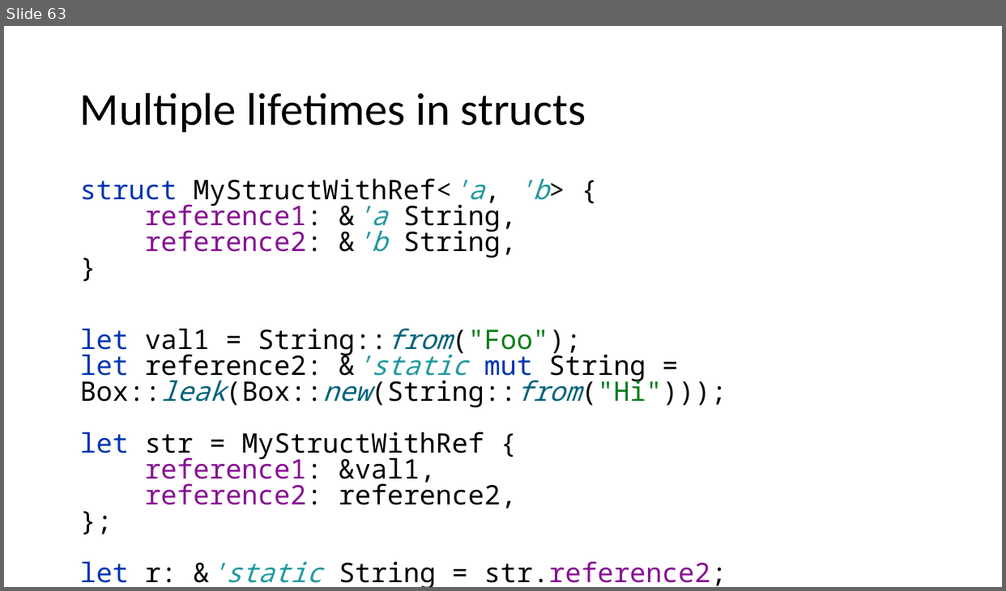
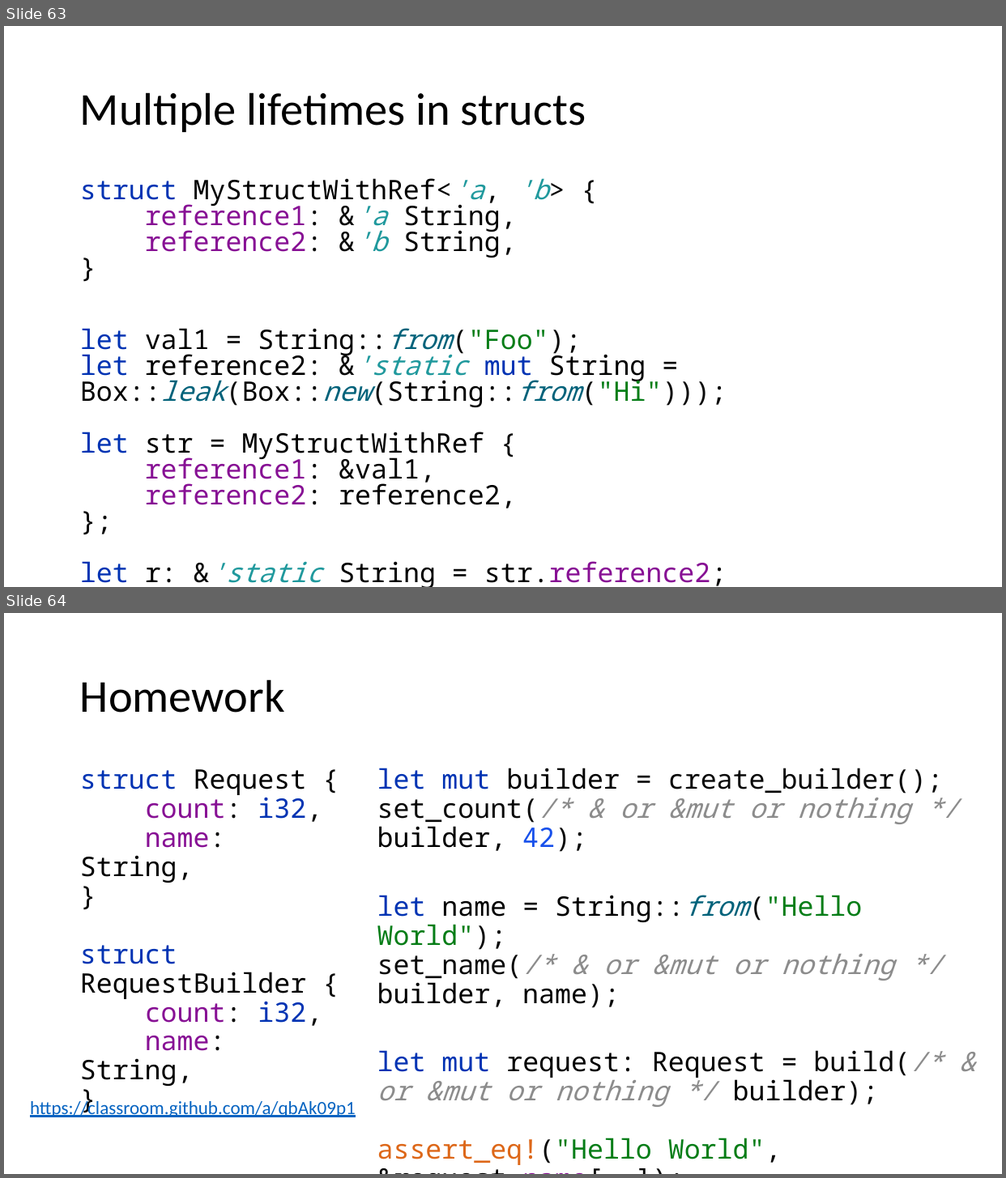
Before and after one commit to kugushev/course-rust-basics, a slide deck: src/02-Ownership/02-Ownership.pptx. Shown one above the other, each under a label of ours: slide 63 before the commit, slides 63 and 64 after it. The pictures are 1006x591 and 1006x1178 pixels, drawn with LibreOffice and Linux fonts; fonts in the diff are those of the drawing. Boxes give left, top, right and bottom in pixels: in the first picture for what was removed or moved away, otherwise in the second. Text is boxed around its words. In the diff, an @@ line names an element or a change of style, - is before the commit and + after.

```diff
--- a/src/02-Ownership/02-Ownership.pptx
+++ b/src/02-Ownership/02-Ownership.pptx
@@ slide 64 added at bbox=[4, 613, 1002, 1174], background #FFFFFF @@
@@ title added at bbox=[80, 679, 285, 713], 44 pt, text #000000 @@
+Homework
@@ text added at bbox=[80, 769, 322, 1086], 25.9 pt, text #000000 @@
+struct Request {
+count: i32,
+name: String,
+}
+struct RequestBuilder {
+count: i32,
+name: String,
+}
@@ text added at bbox=[377, 768, 943, 1165], 25.9 pt, text #080808 @@
+let mut builder = create_builder();
+set_count(/* & or &mut or nothing */ builder, 42);
+let name = String::from("Hello World");
+set_name(/* & or &mut or nothing */ builder, name);
+let mut request: Request = build(/* & or &mut or nothing */ builder);
+assert_eq!("Hello World", &request.name[..]);
+assert_eq!(42, request.count);
@@ text added at bbox=[30, 1098, 356, 1118], 18 pt, text #0563C1, underline @@
+https://classroom.github.com/a/qbAk09p1
```
Also in this commit, not shown: 1 slide removed.
